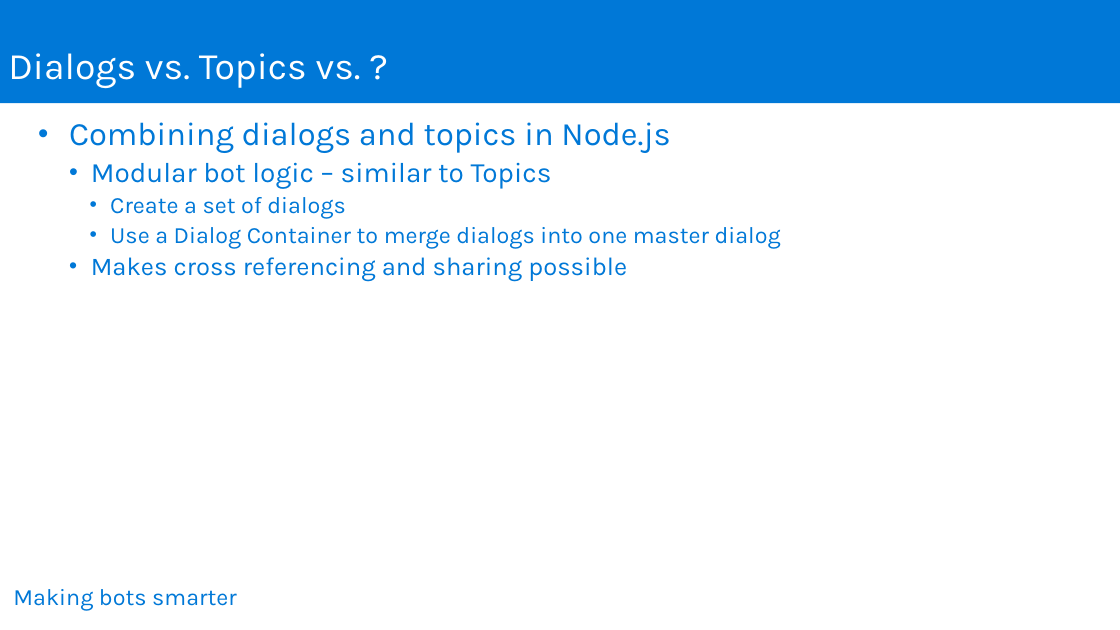
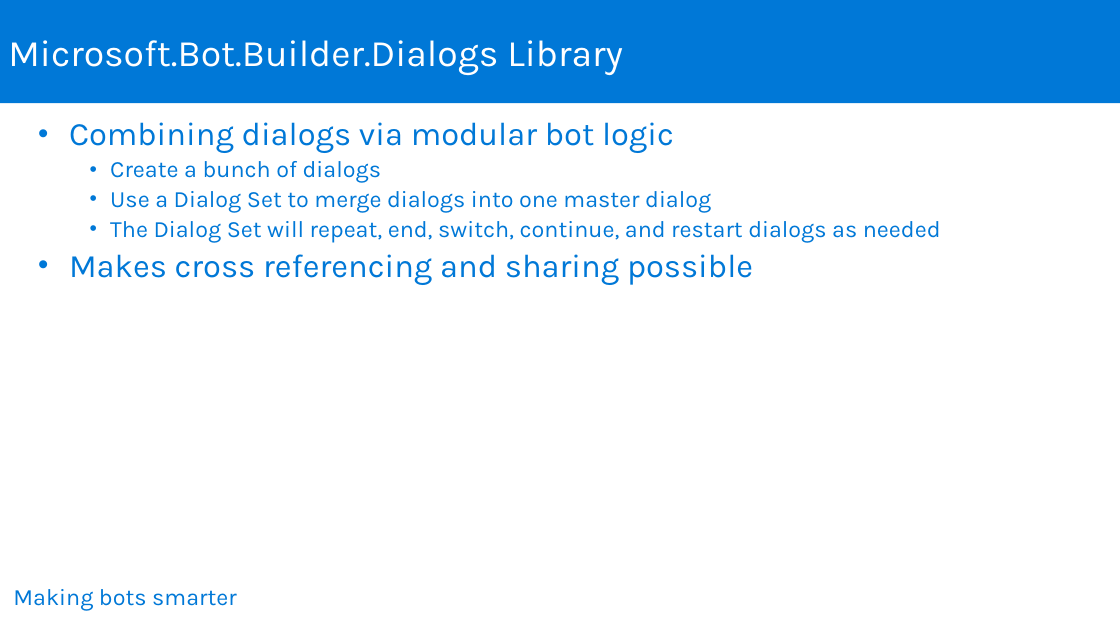
Before and after one commit to joeax/LearnAI-DesigningandArchitectingIntelligentAgents, a slide deck: slide 17 of 05-cognitive_services/resources/slides/IntelligentAgent_05_CognitiveServices_Instructor.pptx (slide 25 before the commit). Drawn at 1120x630 pixels with LibreOffice and Linux fonts; fonts in the diff are those of the drawing; background and template pictures are left out. Boxes give left, top, right and bottom in pixels: in the first picture for what was removed or moved away, otherwise in the second. Text is boxed around its words. In the diff, an @@ line names an element or a change of style, - is before the commit and + after.

```diff
--- a/05-cognitive_services/resources/slides/IntelligentAgent_05_CognitiveServices_Instructor.pptx
+++ b/05-cognitive_services/resources/slides/IntelligentAgent_05_CognitiveServices_Instructor.pptx
@@ text in rectangle at (8, 40, 623, 75): text changed @@
-Dialogs vs. Topics vs. ?
+Microsoft.Bot.Builder.Dialogs Library
@@ text at (69, 122, 941, 242): text changed @@
-• Combining dialogs and topics in Node.js
-  • Modular bot logic – similar to Topics
-    • Create a set of dialogs
-    • Use a Dialog Container to merge dialogs into one master dialog
+• Combining dialogs via modular bot logic
+    • Create a bunch of dialogs
+    • Use a Dialog Set to merge dialogs into one master dialog
+    • The Dialog Set will repeat, end, switch, continue, and restart dialogs as needed
@@ text at (69, 254, 753, 285): size 21.9 to 28 pt in "Makes cross referencing and sharing possible"; list level 2 to 1 in "Makes cross referencing and sharing ..." @@
```
Also in this commit, not shown: 8 other slides changed, 1 slide added, 9 slides removed, 2 other files.
